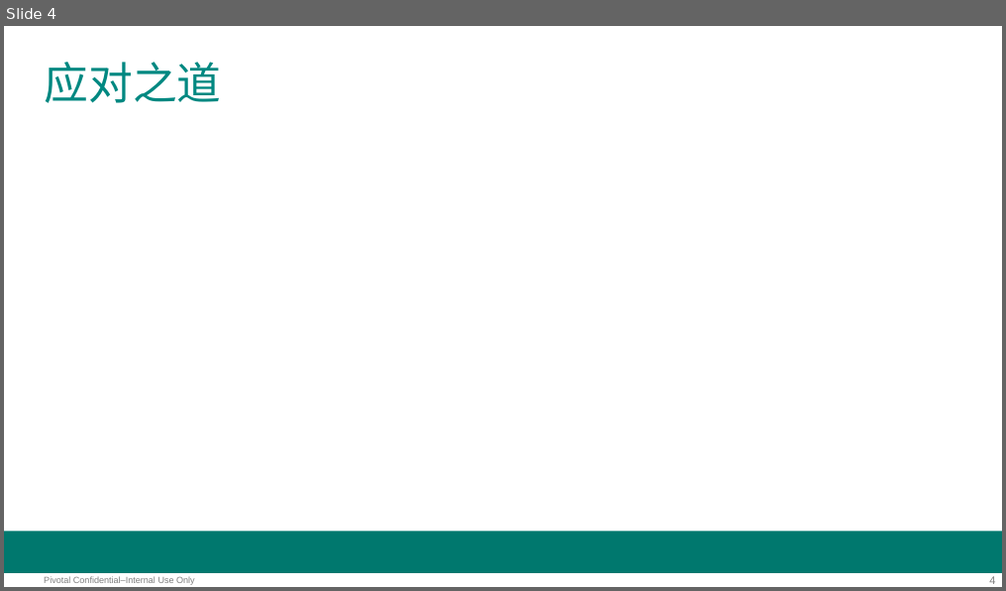
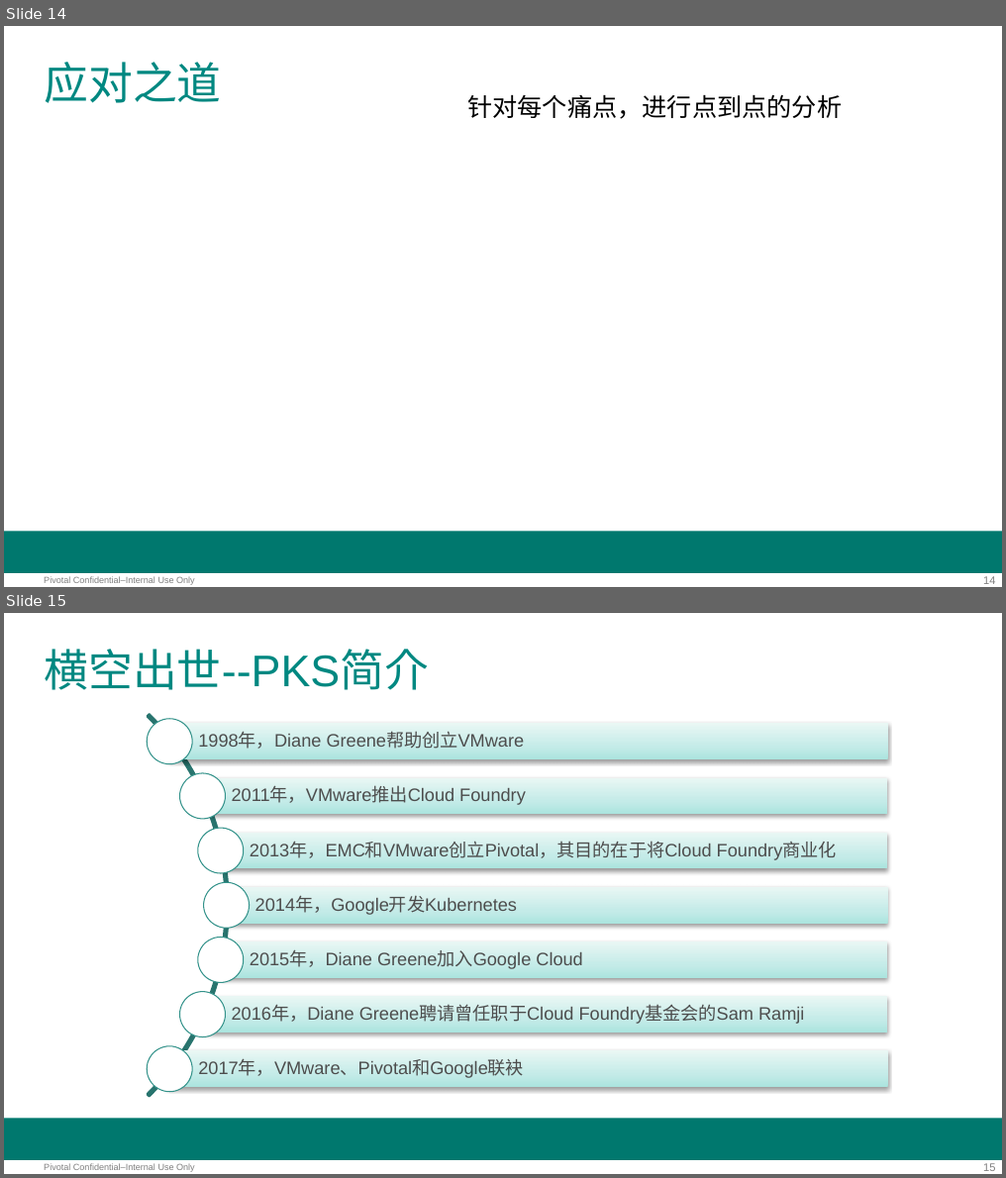
Before and after one commit to 105705362/pksworkshop, a slide deck: workshop.pptx. Shown one above the other, each under a label of ours: slide 4 before the commit, slides 14 and 15 after it. The pictures are 1006x591 and 1006x1178 pixels, drawn with LibreOffice and Linux fonts; fonts in the diff are those of the drawing; background and template pictures are left out. Boxes give left, top, right and bottom in pixels: in the first picture for what was removed or moved away, otherwise in the second. Text is boxed around its words. In the diff, an @@ line names an element or a change of style, - is before the commit and + after.

```diff
--- a/workshop.pptx
+++ b/workshop.pptx
@@ slide 15 added at box(4, 613, 1002, 1174), background #FFFFFF; not listed: 3 template elements that a slide beside it also shows @@
@@ title added at box(44, 649, 429, 690), 32 pt, text #008881 @@
+横空出世--PKS简介
@@ group added at box(4, 636, 888, 1174): 7 rectangles, 7 texts, 7 ellipses, 1 arch (boxed as its full ring) @@
+1998年，Diane Greene帮助创立VMware
+2011年，VMware推出Cloud Foundry
+2013年，EMC和VMware创立Pivotal，其目的在于将Cloud Foundry商业化
+2014年，Google开发Kubernetes
+2015年，Diane Greene加入Google Cloud
+2016年，Diane Greene聘请曾任职于Cloud Foundry基金会的Sam Ramji
+2017年，VMware、Pivotal和Google联袂
@@ what was slide 4 is now slide 14 @@
@@ slide 14 changed as well @@
@@ text added at box(467, 94, 842, 119), 18 pt, text #000000 @@
+针对每个痛点，进行点到点的分析
@@ page number at box(983, 576, 995, 584): text changed @@
-4
+14
```
Also in this commit, not shown: 4 other slides changed, 13 other slides added.
